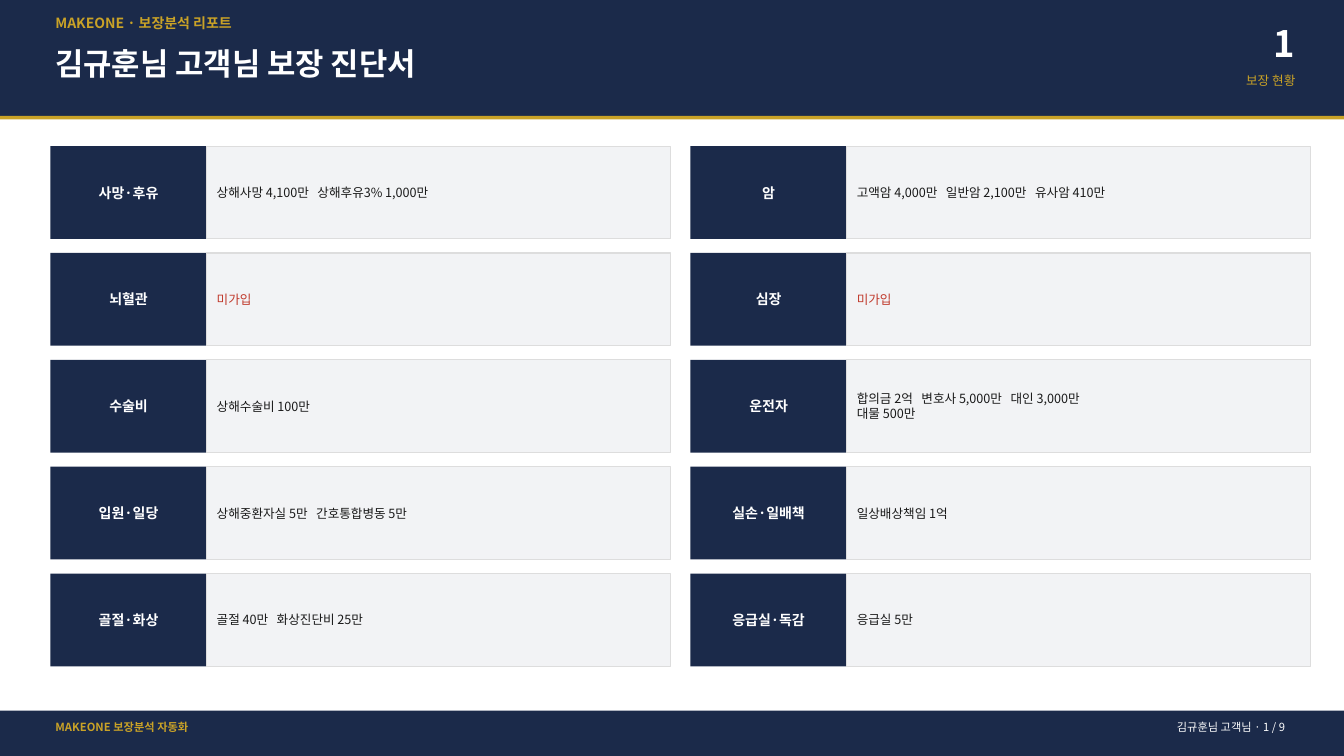
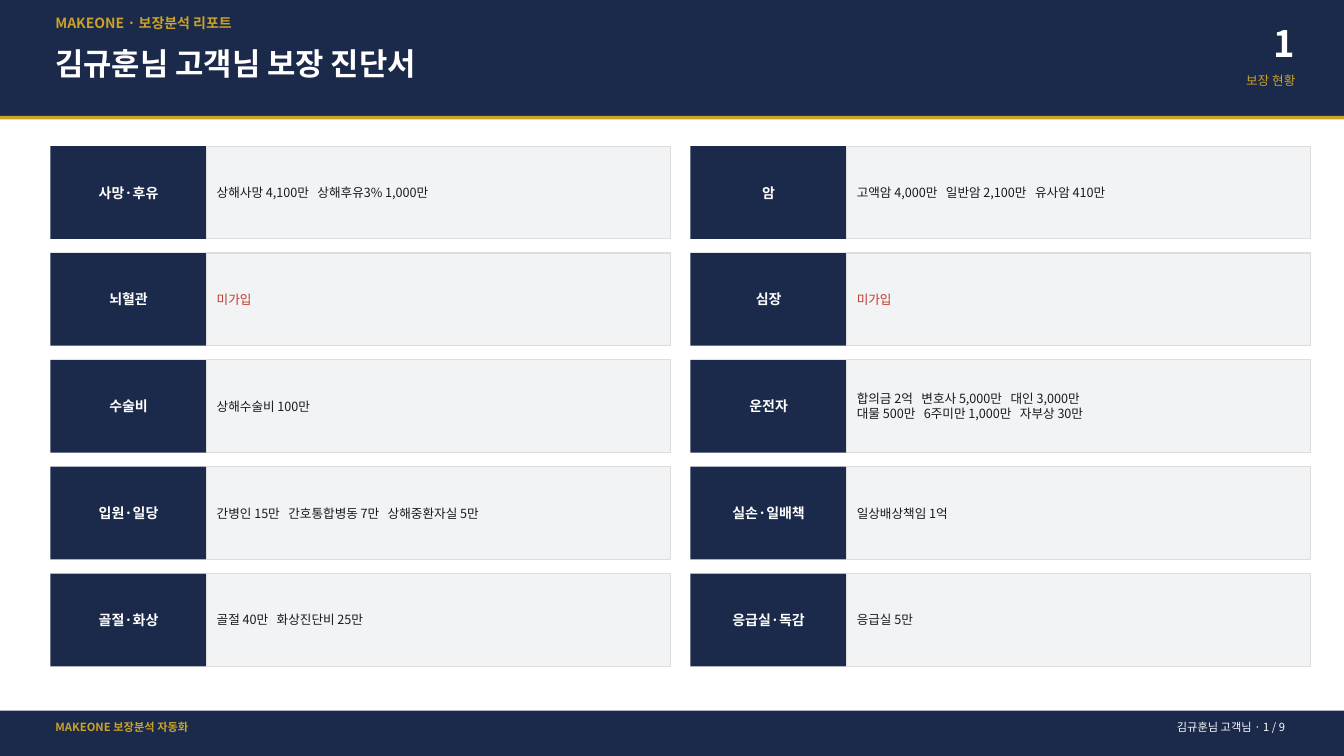
Before and after one commit to bokkile83-ui/barum-bunseok-backend, a slide deck: slide 2 of 보장설명서_김규훈님_편집가능.pptx. Drawn at 1344x756 pixels with LibreOffice and Linux fonts; fonts in the diff are those of the drawing. Boxes give left, top, right and bottom in pixels: in the first picture for what was removed or moved away, otherwise in the second. Text is boxed around its words. In the diff, an @@ line names an element or a change of style, - is before the commit and + after.

```diff
--- a/보장설명서_김규훈님_편집가능.pptx
+++ b/보장설명서_김규훈님_편집가능.pptx
@@ text at (857, 407, 1084, 420): text changed @@
-대물 500만
+대물 500만 6주미만 1,000만 자부상 30만
@@ text at (217, 507, 479, 519): text changed @@
-상해중환자실 5만 간호통합병동 5만
+간병인 15만 간호통합병동 7만 상해중환자실 5만
```
Also in this commit, not shown: 1 other slide changed, 4 other files.
